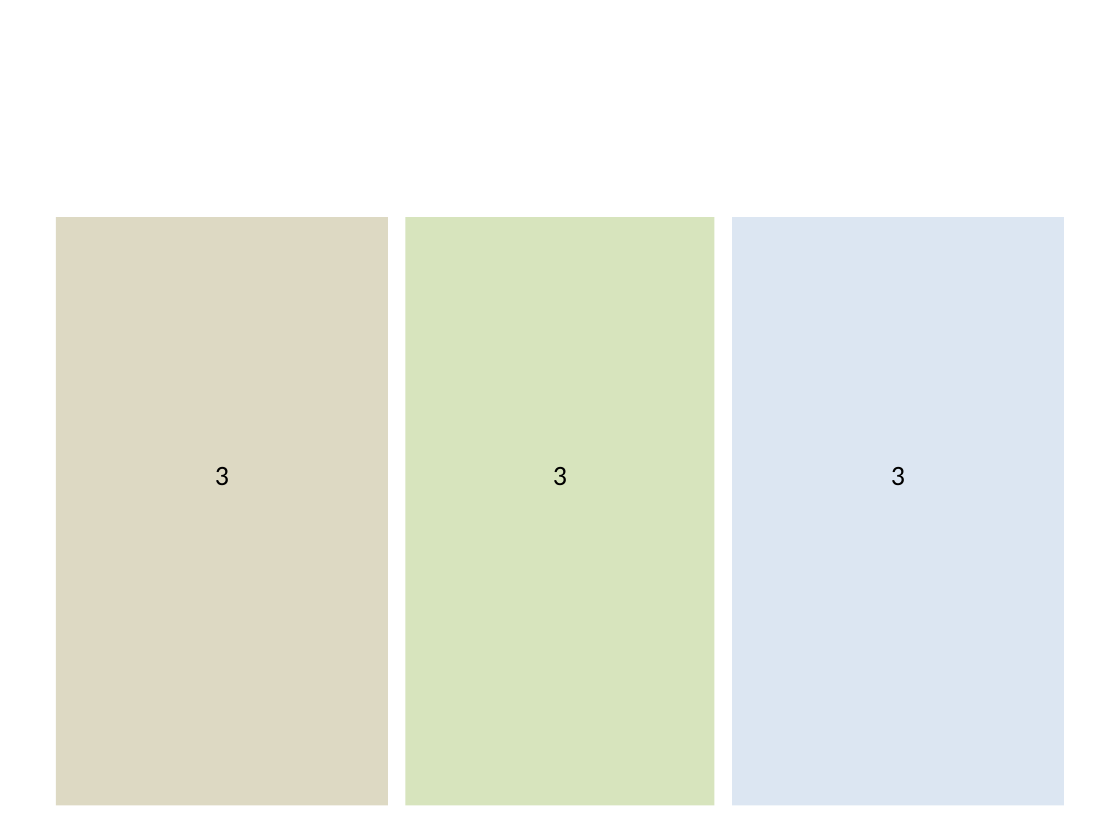
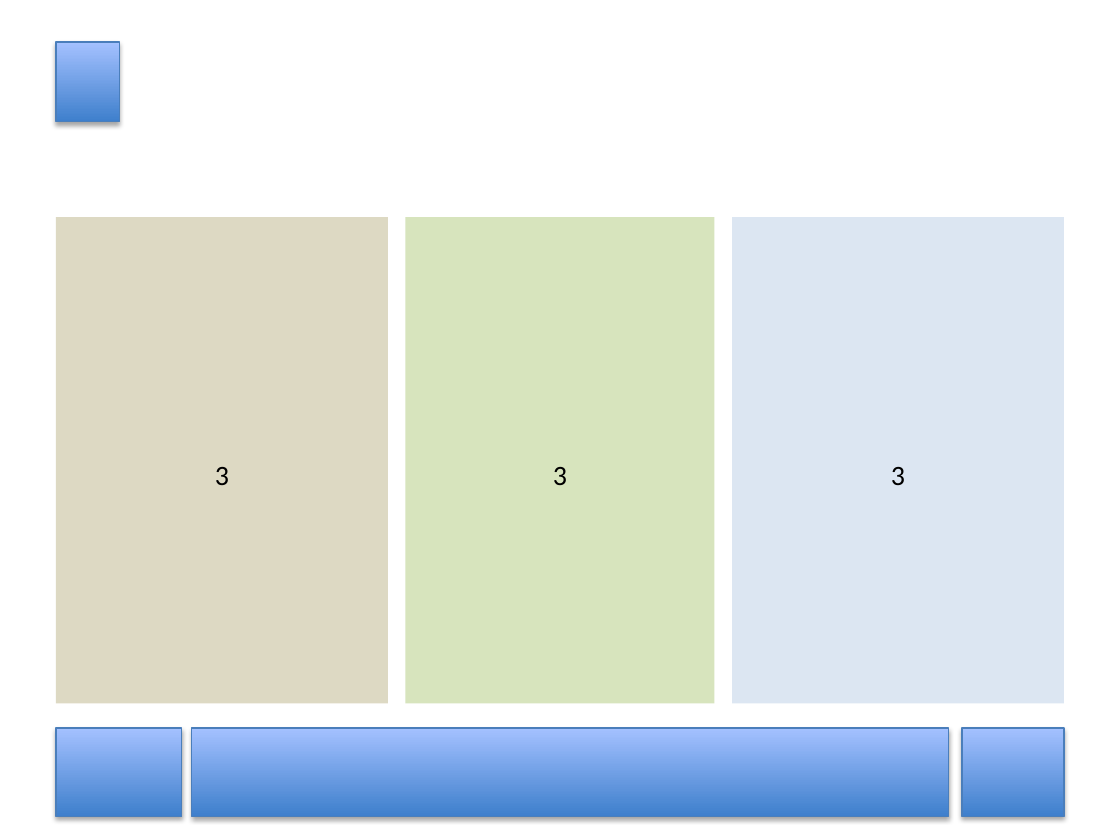
Before and after one commit to NerdyVisky/pptGEN, a slide deck: slide 5 of code/assets/layouts/layouts.pptx. Drawn at 1120x840 pixels with LibreOffice and Linux fonts; fonts in the diff are those of the drawing. Boxes give left, top, right and bottom in pixels: in the first picture for what was removed or moved away, otherwise in the second. Text is boxed around its words. In the diff, an @@ line names an element or a change of style, - is before the commit and + after.

```diff
--- a/code/assets/layouts/layouts.pptx
+++ b/code/assets/layouts/layouts.pptx
@@ rectangle added at (56,41,120,121), fill gradient #3F80CE to #A4C4FF, outline #4B7EBC 0.75 pt @@
@@ rectangle "3": place and size @@
-rectangle "3" at (56,217,388,805)
+rectangle "3" at (56,217,388,703)
@@ rectangle "3": place and size @@
-rectangle "3" at (405,217,715,805)
+rectangle "3" at (405,217,715,703)
@@ rectangle "3": place and size @@
-rectangle "3" at (732,217,1064,805)
+rectangle "3" at (732,217,1064,703)
@@ rectangle added at (56,728,181,816), fill gradient #3F80CE to #A4C4FF, outline #4B7EBC 0.75 pt @@
@@ rectangle added at (192,728,949,816), fill gradient #3F80CE to #A4C4FF, outline #4B7EBC 0.75 pt @@
@@ rectangle added at (962,728,1064,816), fill gradient #3F80CE to #A4C4FF, outline #4B7EBC 0.75 pt @@
```
Also in this commit, not shown: 1 other slide changed, 2 slides added, 14 other files.
